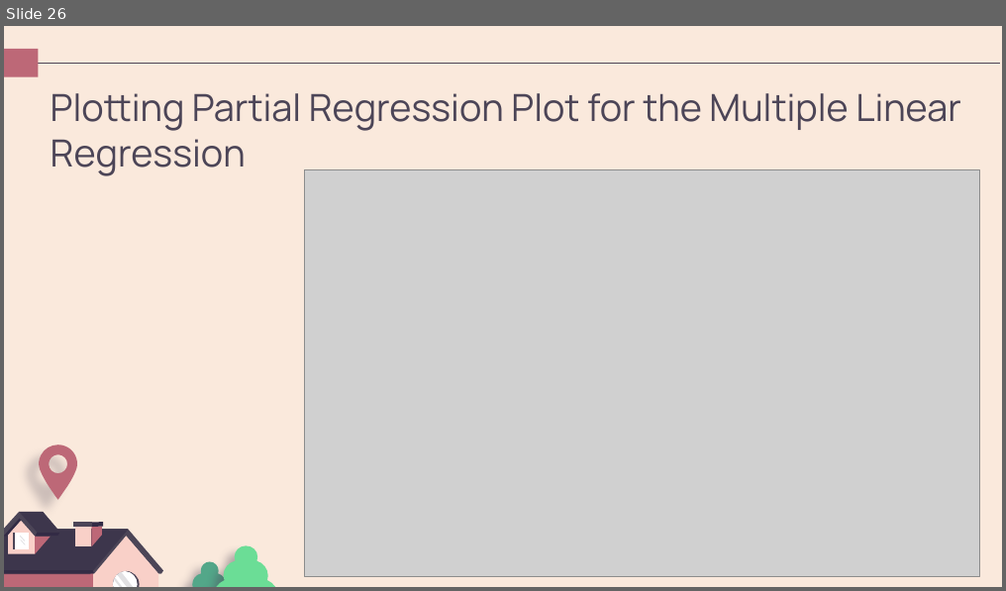
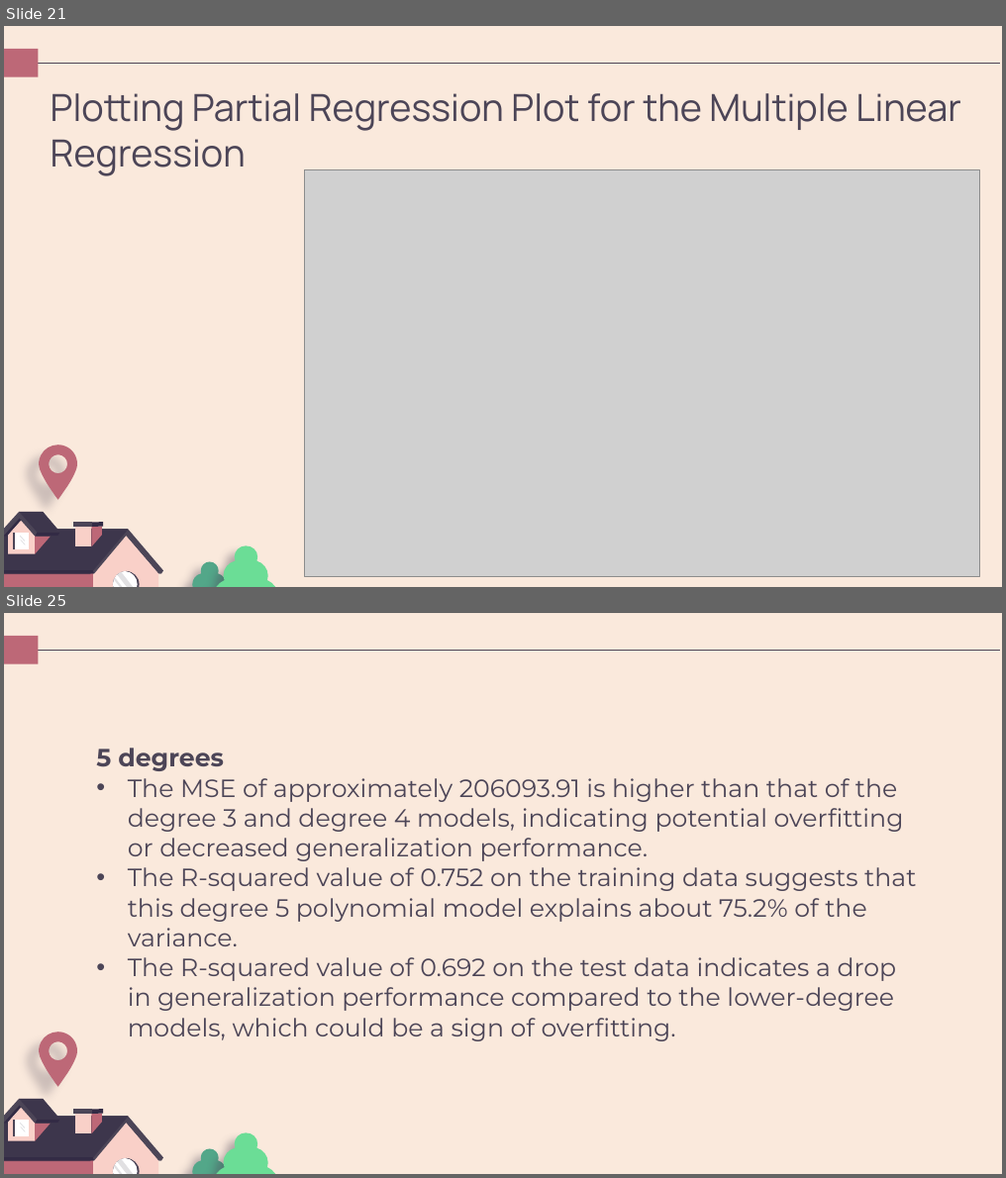
Before and after one commit to Bkiambuthi/dsc-phase-2-project-v2-3, a slide deck: Understanding King County's Housing Market.pptx. Shown one above the other, each under a label of ours: slide 26 before the commit, slides 21 and 25 after it; the slides between them are not shown. The pictures are 1006x591 and 1006x1178 pixels, drawn with LibreOffice and Linux fonts; fonts in the diff are those of the drawing; grey boxes stand for pictures. Boxes give left, top, right and bottom in pixels: in the first picture for what was removed or moved away, otherwise in the second. Text is boxed around its words. In the diff, an @@ line names an element or a change of style, - is before the commit and + after.

```diff
--- a/Understanding King County's Housing Market.pptx
+++ b/Understanding King County's Housing Market.pptx
@@ slide 25 added at (x1=4, y1=613, x2=1002, y2=1174), background #FAE9DC; not listed: 32 template elements that a slide beside it also shows @@
@@ text added at (x1=96, y1=748, x2=916, y2=1042), 18 pt, text #4C4557 @@
+  5 degrees
+  • The MSE of approximately 206093.91 is higher than that of the degree 3 and degree 4 models, indicating potential overfitting or decreased generalization performance.
+  • The R-squared value of 0.752 on the training data suggests that this degree 5 polynomial model explains about 75.2% of the variance.
+  • The R-squared value of 0.692 on the test data indicates a drop in generalization performance compared to the lower-degree models, which could be a sign of overfitting.
@@ what was slide 26 is now slide 21 @@
```
Also in this commit, not shown: 15 slides changed, 8 other slides added, 12 slides removed, 1 other file.
